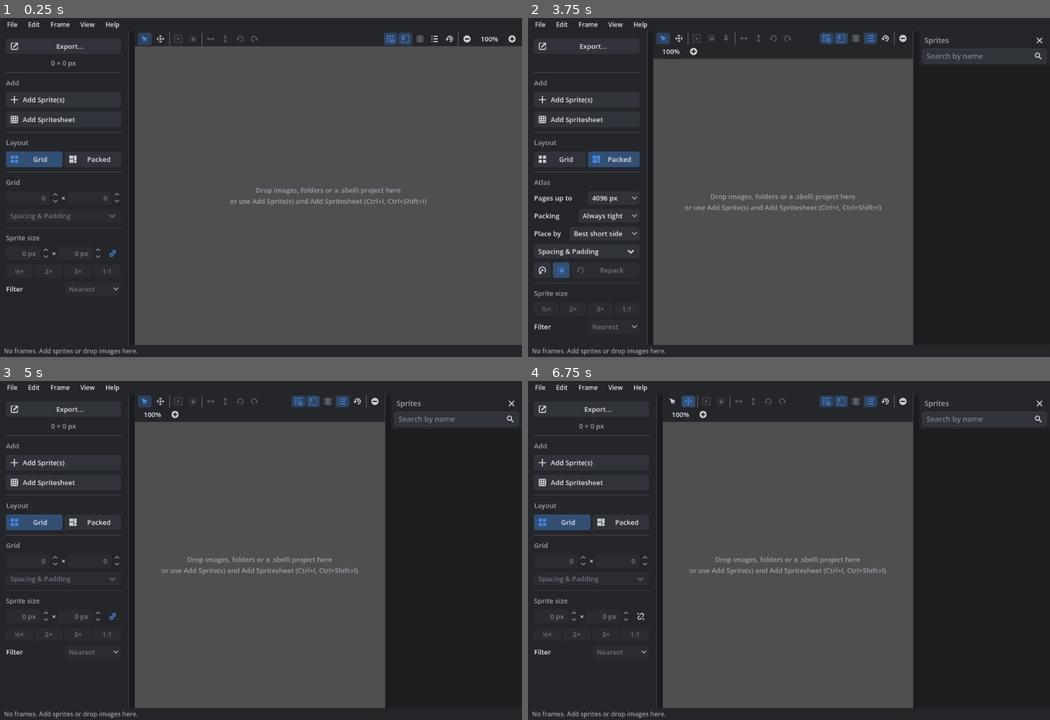
Above: before the commit, frames 1-4 (two rows, left to right).
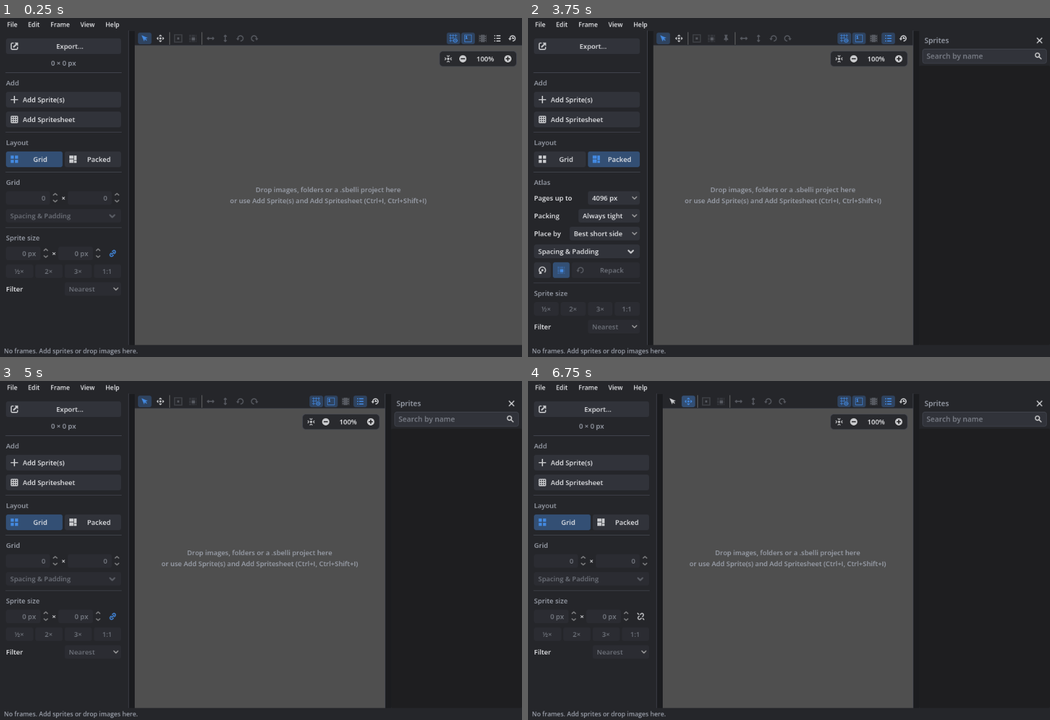
Above: after the commit, the same moments.

Repository: caleb-tognoli/spritesheetbelli
Game: Godot game, scene res://ui/main/main.tscn
The game is run twice, just before and just after one commit, with the same random seed, the same clock (stepped at 60 frames per second) and the same inputs.
Inputs (mouse positions are in pixels of both pictures, inside the frame that each line leads up to):
- Up to frame 1 (0.25 s): no input
- Up to frame 2 (3.75 s): click "Export…" at 0.5 s; click "Add Sprite(s)" at 1.25 s; click "Add Spritesheet" at 2 s; click "Grid" at 2.75 s; click "Packed" at 3.5 s
- Up to frame 3 (5 s): click "Grid" at 4.25 s
- Up to frame 4 (6.75 s): click (642, 614) at 5 s; click (674, 401) at 5.77 s; click (689, 401) at 6.52 s

The runs differ from the first frame. In frame 1, 1.6% of the frame differs, in the area x 25-100%, y 4-56%; in frame 2, 3.2%, in the area x 24-74%, y 4-58%; in frame 3, 3.1%; in frame 4, 3.1%.

Commit message:
Zoom over the preview, one export background colour, project load error
- Opening a project whose sheet was never packed no longer logs a JSON error: missing
  atlas settings are read as none
- Zoom floats over the top-right corner of the preview with a Fit to view button; the
  zoom level goes back to 100%
- Add Spritesheet's uneven grid warning sits over the preview with a warning icon
- The export background is one colour picker, transparent by default; the Fill check is
  gone
- JPG quality and fill colour are only in the Export dialog, not in Settings

Diff:
--- /dev/null
+++ b/assets/icons/StatusWarning.svg
@@ -0,0 +1 @@
+<svg xmlns="http://www.w3.org/2000/svg" width="16" height="16"><path fill="#ffdd65" d="M8 1a1 1 0 0 0-.866.5l-7 12A1 1 0 0 0 1 15h14a1 1 0 0 0 .866-1.5l-7-12A1 1 0 0 0 8 1zM7 5h2v5H7zm0 6h2v2H7z"/></svg>
--- a/scripts/project_file.gd
+++ b/scripts/project_file.gd
@@ -251,7 +251,11 @@
 	}
 
 
+## Settings written with [method JSON.from_native], or empty when there are none, like the
+## atlas settings of a sheet that was never packed
 static func _read_export_settings(value: Variant) -> Dictionary:
+	if not value is Dictionary or not value.has("type"):
+		return {}
 	var settings: Variant = JSON.to_native(value)
 	return settings if settings is Dictionary else {}
 
--- a/scripts/ui/app_theme.gd
+++ b/scripts/ui/app_theme.gd
@@ -157,6 +157,11 @@
 	theme.set_color("font_disabled_color", "PopupMenu", Color(p.text_muted, 0.6))
 	theme.set_color("font_accelerator_color", "PopupMenu", p.text_muted)
 	theme.set_color("font_separator_color", "PopupMenu", p.text_muted)
+	# Controls floating over the preview
+	theme.set_stylebox(
+		"panel", &"PreviewOverlay", _box(Color(p.surface, 0.9), 6, Vector4(4, 3, 4, 3), p.border, 1)
+	)
+	theme.set_type_variation(&"PreviewOverlay", "PanelContainer")
 	# Floating panels of fields look like menus, with room around the fields
 	theme.set_stylebox(
 		"panel", "PopupPanel", _box(p.surface, 6, Vector4(12, 10, 12, 10), p.border, 1)
--- a/tests/unit/test_main.gd
+++ b/tests/unit/test_main.gd
@@ -310,7 +310,12 @@
 	window.spacing_x.value = 4
 	assert_eq(window.spritesheet.sprite_size, Vector2i(16, 16))
 	assert_color(window.spritesheet.frames[Vector2i(1, 0)], Vector2i.ZERO, Color.BLUE)
-	assert_true(window.slice_info.text.contains("1 px on the right"), window.slice_info.text)
+	var notice := window.preview_area.notice_label.text
+	assert_true(window.preview_area.notice.visible, "over the preview")
+	assert_true(notice.contains("1 px on the right"), notice)
+	assert_false(window.slice_info.text.contains("not used"), "not in the bar")
+	window.spacing_x.value = 3
+	assert_false(window.preview_area.notice.visible, "the grid fits now")
 
 
 func test_empty_hint_and_toasts() -> void:
@@ -332,8 +337,13 @@
 	area.zoom_out_btn.pressed.emit()
 	assert_eq(area.zoom_label_btn.text, "100%")
 	Global.spritesheet.add_frames([make_image(Color.RED)] as Array[Image])
+	area.center_view_btn.pressed.emit()
+	assert_true(main.preview.camera.zoom.x > 4.0, "fits the view")
 	area.zoom_label_btn.pressed.emit()
-	assert_true(main.preview.camera.zoom.x > 4.0, "the percentage fits the view")
+	assert_eq(main.preview.camera.zoom.x, 1.0, "the percentage is 100%")
+	assert_false(area.zoom_in_btn.get_parent() is HFlowContainer, "not in the toolbar")
+	var corner := area.zoom_in_btn.get_global_rect().end.x
+	assert_true(corner > area.stage.get_global_rect().end.x - 20, "top right of the preview")
 
 
 func test_formatted_text_is_translatable() -> void:
@@ -401,11 +411,16 @@
 	assert_false(dialog.image_format.visible)
 	assert_true(dialog.pattern.visible, "file names for sprites")
 	assert_false("padding" in dialog, "spacing is in the sidebar")
+	assert_false("background_check" in dialog, "just a colour")
+	assert_eq(dialog.background_picker.color.a, 0.0, "transparent by default")
+	dialog.background_picker.color = Color.RED
+	dialog.background_picker.color_changed.emit(Color.RED)
 	dialog.select_target(ExportOptions.Target.GODOT)
 	assert_true(dialog.animation_fps.visible)
 	dialog.get_ok_button().pressed.emit()
 	var options := ExportOptions.from_sheet(Global.spritesheet)
 	assert_eq(options.target, ExportOptions.Target.GODOT, "saved with the sheet")
+	assert_eq(options.background, Color.RED)
 	assert_true(main.files.export_file_dialog in main.files.open_file_dialogs, "asks where")
 	assert_eq(main.files.export_file_dialog.current_file, "spritesheet.png")
 	main.files.export_file_dialog.hide()
--- a/tests/unit/test_settings.gd
+++ b/tests/unit/test_settings.gd
@@ -50,6 +50,7 @@
 	Notify.confirm_dialog.hide()
 	assert_true(show_grid.button_pressed, "controls follow the settings")
 
+	assert_eq(window.get_control(&"jpg_quality"), null, "JPG settings are in the export")
 	var label := window.get_control(&"atlas_dedupe").get_parent().get_child(0) as Label
 	assert_eq(label.autowrap_mode, TextServer.AUTOWRAP_OFF, "one line")
 	assert_true("share their place" in label.tooltip_text, "details on hover")
--- a/ui/add_spritesheet/add_spritesheet_window.gd
+++ b/ui/add_spritesheet/add_spritesheet_window.gd
@@ -198,8 +198,7 @@
 	spritesheet = sheet
 	preview_area.spritesheet_preview.spritesheet = spritesheet
 	on_preview_update()
-	slice_info.remove_theme_color_override("font_color")
-	slice_info.tooltip_text = ""
+	preview_area.show_notice("")
 	slice_info.text = tr("%d frames") % spritesheet.frames.size()
 	if not spritesheet.animations.is_empty():
 		slice_info.text += tr(" · %d animations") % spritesheet.animations.size()
@@ -337,17 +336,16 @@
 
 func _show_slice_info(cell_size: Vector2i, unused: Vector2i) -> void:
 	slice_info.text = tr("Cell size: %d×%d px") % [cell_size.x, cell_size.y]
-	slice_info.tooltip_text = ""
-	slice_info.remove_theme_color_override("font_color")
-	if unused != Vector2i.ZERO:
-		var parts: PackedStringArray = []
-		if unused.x > 0:
-			parts.append("%d px on the right" % unused.x)
-		if unused.y > 0:
-			parts.append("%d px at the bottom" % unused.y)
-		slice_info.text += tr(" · %s not used") % " and ".join(parts)
-		slice_info.tooltip_text = "The image doesn't divide evenly into this grid"
-		slice_info.add_theme_color_override("font_color", Color(1.0, 0.8, 0.4))
+	# Over the preview, so the bar above doesn't change width
+	var parts: PackedStringArray = []
+	if unused.x > 0:
+		parts.append(tr("%d px on the right") % unused.x)
+	if unused.y > 0:
+		parts.append(tr("%d px at the bottom") % unused.y)
+	preview_area.show_notice(
+		tr("%s not used") % " and ".join(parts) if parts else "",
+		"The image doesn't divide evenly into this grid"
+	)
 
 
 ## Shows the offset and spacing on the button when they're set
--- a/ui/main/export_dialog.gd
+++ b/ui/main/export_dialog.gd
@@ -80,7 +80,6 @@
 var image_format := OptionButton.new()
 var jpg_quality := SpinBox.new()
 var jpg_background := ColorPickerButton.new()
-var background_check := CheckBox.new()
 var background_picker := ColorPickerButton.new()
 var pattern := LineEdit.new()
 var pattern_example := Label.new()
@@ -140,13 +139,12 @@
 	jpg_background.tooltip_text = "JPG has no transparency, so transparent areas get this colour"
 	_add_row(_settings, "Fill transparency with", jpg_background, [T.IMAGE], "jpg")
 
-	var background_box := HBoxContainer.new()
-	background_check.text = "Fill"
-	background_check.tooltip_text = "Put a colour behind the sprites instead of transparency"
+	background_picker.tooltip_text = (
+		"A colour behind the sprites. Fully transparent (the default) leaves the "
+		+ "background transparent."
+	)
 	background_picker.custom_minimum_size = Vector2(60, 0)
-	background_box.add_child(background_check)
-	background_box.add_child(background_picker)
-	_add_row(_settings, "Background", background_box, [T.IMAGE, T.GODOT, T.JSON, T.GIF])
+	_add_row(_settings, "Background", background_picker, [T.IMAGE, T.GODOT, T.JSON, T.GIF])
 	gif_animation.tooltip_text = "Which animation the GIF plays"
 	_add_row(_settings, "Animation", gif_animation, [T.GIF])
 	gif_scale.min_value = 1
@@ -196,7 +194,6 @@
 
 	targets.item_selected.connect(_changed.unbind(1))
 	image_format.item_selected.connect(_changed.unbind(1))
-	background_check.toggled.connect(_changed.unbind(1))
 	background_picker.color_changed.connect(_changed.unbind(1))
 	pattern.text_changed.connect(_changed.unbind(1))
 	only_selected.toggled.connect(_changed.unbind(1))
@@ -236,8 +233,7 @@
 	image_format.select(ExportOptions.IMAGE_FORMATS.find(options.image_format))
 	jpg_quality.set_value_no_signal(roundi(options.jpg_quality * 100))
 	jpg_background.color = options.opaque_background
-	background_check.button_pressed = options.background.a > 0
-	background_picker.color = options.background if options.background.a > 0 else Color.BLACK
+	background_picker.color = options.background
 	pattern.text = options.sprite_name_pattern
 	only_selected.button_pressed = options.only_selected
 	existing.select(options.existing_files)
@@ -279,9 +275,7 @@
 	options.image_format = ExportOptions.IMAGE_FORMATS[maxi(image_format.selected, 0)]
 	options.jpg_quality = jpg_quality.value / 100.0
 	options.opaque_background = jpg_background.color
-	options.background = (
-		background_picker.color if background_check.button_pressed else Color(0, 0, 0, 0)
-	)
+	options.background = background_picker.color
 	options.sprite_name_pattern = pattern.text if pattern.text.strip_edges() else "{index}"
 	options.only_selected = only_selected.button_pressed
 	options.existing_files = existing.selected as ExportOptions.Existing
@@ -311,7 +305,6 @@
 
 func _update_labels(options: ExportOptions) -> void:
 	about.text = TARGETS[_target_index(options.target)].about
-	background_picker.disabled = not background_check.button_pressed
 	_update_visibility(options)
 
 	var sheet := Global.spritesheet
--- a/ui/settings/settings_window.gd
+++ b/ui/settings/settings_window.gd
@@ -38,13 +38,6 @@
 			[&"background_color", "Background colour", "color"],
 			[&"checker_size", "Checker size", "spin", [2, 64, 1, "px"]],
 			[&"zoom_speed", "Zoom speed", "spin", [0.05, 1.0, 0.05, ""]],
-		]
-	],
-	[
-		"Export",
-		[
-			[&"jpg_quality", "JPG quality", "spin", [0.1, 1.0, 0.05, ""]],
-			[&"jpg_background", "JPG background", "color"],
 		]
 	],
 	[
@@ -85,7 +78,6 @@
 	&"restore_session": "Open the last project again when the app starts",
 	&"show_checkerboard": "A checkerboard behind sprites shows their transparent pixels",
 	&"checker_size": "The size of the checkerboard's squares",
-	&"jpg_background": "JPG has no transparency: transparent pixels get this colour",
 	&"atlas_dedupe": "Frames that look the same are packed once and share their place",
 	&"atlas_power_of_two": "Pages are 256, 512, 1024… px wide and tall, for older engines",
 	&"atlas_square": "Pages are as wide as they're tall",
--- a/ui/spritesheet_preview/preview_area.gd
+++ b/ui/spritesheet_preview/preview_area.gd
@@ -1,7 +1,9 @@
 class_name PreviewArea
 extends Control
-## The spritesheet preview with its toolbar: the select, move and pivot tools, the actions
-## given to [method set_toolbar_actions] and zoom, like the toolbar above Godot's 2D editor.
+## The spritesheet preview with its toolbar: the select, move and pivot tools and the
+## actions given to [method set_toolbar_actions], like the toolbar above Godot's 2D editor.
+## Zoom and centring the view float over the top-right corner, with notices under them,
+## see [method show_notice].
 
 const SELECT_ICON := preload("res://assets/icons/ToolSelect.svg")
 const MOVE_ICON := preload("res://assets/icons/ToolMove.svg")
@@ -10,6 +12,8 @@
 const SELECT_NONE_ICON := preload("res://assets/icons/Clear.svg")
 const ZOOM_OUT_ICON := preload("res://assets/icons/ZoomLess.svg")
 const ZOOM_IN_ICON := preload("res://assets/icons/ZoomMore.svg")
+const CENTER_VIEW_ICON := preload("res://assets/icons/CenterView.svg")
+const WARNING_ICON := preload("res://assets/icons/StatusWarning.svg")
 
 @onready var options_menu: ActionPopupMenu = $OptionsMenu
 @onready var spritesheet_preview: SpritesheetPreview = %SpritesheetPreview
@@ -20,9 +24,13 @@
 var select_tool_btn := _tool_button(SELECT_ICON)
 var move_tool_btn := _tool_button(MOVE_ICON)
 var pivot_tool_btn := _tool_button(PIVOT_ICON)
+var center_view_btn := _tool_button(CENTER_VIEW_ICON, "Fit to view (F)")
 var zoom_out_btn := _tool_button(ZOOM_OUT_ICON, "Zoom out (Ctrl+Minus)")
-var zoom_label_btn := _tool_button(null, "Fit to view (F)")
+var zoom_label_btn := _tool_button(null, "Actual size (Ctrl+0)")
 var zoom_in_btn := _tool_button(ZOOM_IN_ICON, "Zoom in (Ctrl+Equal)")
+## Something to know about what's shown, with a warning icon, under the zoom
+var notice := PanelContainer.new()
+var notice_label := Label.new()
 var animation_preview := AnimationPreview.new()
 ## Shown in the middle while the spritesheet is empty. Hidden when empty.
 var empty_hint := Label.new()
@@ -57,6 +65,7 @@
 	animation_preview.grow_horizontal = Control.GROW_DIRECTION_BEGIN
 	animation_preview.grow_vertical = Control.GROW_DIRECTION_BEGIN
 	animation_preview.position -= Vector2(10, 10)
+	_build_overlay()
 	update_ui()
 	spritesheet_preview.preview_updated.connect(update_ui)
 	spritesheet_preview.zoom_changed.connect(update_zoom_label)
@@ -101,13 +110,56 @@
 	bar.add_child(spacer)
 	bar.add_child(_view_bar)
 
-	# Zoom, like Godot: the percentage fits the view
+
+## Zoom and centring over the top-right corner of the preview, like Godot's 2D editor,
+## and the notice under them
+func _build_overlay() -> void:
+	var overlay := VBoxContainer.new()
+	overlay.mouse_filter = Control.MOUSE_FILTER_IGNORE
+	overlay.add_theme_constant_override("separation", 6)
+	var zoom := PanelContainer.new()
+	zoom.theme_type_variation = &"PreviewOverlay"
+	zoom.size_flags_horizontal = Control.SIZE_SHRINK_END
+	var row := HBoxContainer.new()
+	row.add_theme_constant_override("separation", 2)
+	zoom.add_child(row)
 	zoom_label_btn.custom_minimum_size.x = 56
-	for button: Button in [zoom_out_btn, zoom_label_btn, zoom_in_btn]:
-		bar.add_child(button)
+	for button: Button in [center_view_btn, zoom_out_btn, zoom_label_btn, zoom_in_btn]:
+		row.add_child(button)
+	overlay.add_child(zoom)
+	center_view_btn.pressed.connect(func() -> void: spritesheet_preview.fit_to_view())
 	zoom_out_btn.pressed.connect(func() -> void: spritesheet_preview.zoom_by(0.8))
 	zoom_in_btn.pressed.connect(func() -> void: spritesheet_preview.zoom_by(1.25))
-	zoom_label_btn.pressed.connect(func() -> void: spritesheet_preview.fit_to_view())
+	# The percentage goes back to 100%
+	zoom_label_btn.pressed.connect(
+		func() -> void:
+			spritesheet_preview.set_zoom(1, spritesheet_preview.get_viewport_rect().size / 2)
+	)
+
+	notice.theme_type_variation = &"PreviewOverlay"
+	notice.size_flags_horizontal = Control.SIZE_SHRINK_END
+	notice.visible = false
+	var notice_row := HBoxContainer.new()
+	var icon := TextureRect.new()
+	icon.texture = WARNING_ICON
+	icon.stretch_mode = TextureRect.STRETCH_KEEP_CENTERED
+	notice_row.add_child(icon)
+	notice_row.add_child(notice_label)
+	notice.add_child(notice_row)
+	overlay.add_child(notice)
+
+	stage.add_child(overlay)
+	overlay.set_anchors_and_offsets_preset(
+		Control.PRESET_TOP_RIGHT, Control.PRESET_MODE_MINSIZE, 10
+	)
+	overlay.grow_horizontal = Control.GROW_DIRECTION_BEGIN
+
+
+## Shows [param text] with a warning icon over the preview, or hides it when empty
+func show_notice(text: String, tooltip := "") -> void:
+	notice_label.text = text
+	notice.tooltip_text = tooltip
+	notice.visible = not text.is_empty()
 
 
 ## As wide as the toolbar's widest group, so the splits around the preview never squeeze
@@ -175,7 +227,6 @@
 			_edit_bar.add_child(_action_button(id, submenus))
 	for id in view_ids:
 		_view_bar.add_child(_action_button(id, submenus))
-	_view_bar.add_child(VSeparator.new())
 	if not Actions.state_changed.is_connected(_refresh_action_buttons):
 		Actions.state_changed.connect(_refresh_action_buttons)
 	_refresh_action_buttons()
Not shown, added: assets/icons/StatusWarning.svg.import
Not shown, changed: CHANGELOG.md
Not shown, changed: README.md
